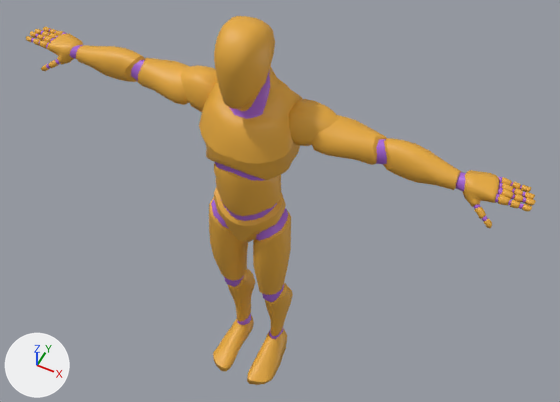
The glTF model rpg/Asset/Models/Player/Player/Player.gltf: old version first, new version second.
Before and after are seen from a 50 mm lens placed at (0.098, -0.171, 0.322), pointed at (0.008, 0.009, 0.097). Lighting does not change. The marker at lower left points along +X, +Y and +Z. The older version comes first. Where no turn or scale is listed for an object, it has been applied to the vertices.

Objects in the first picture: 'Mannequin'.
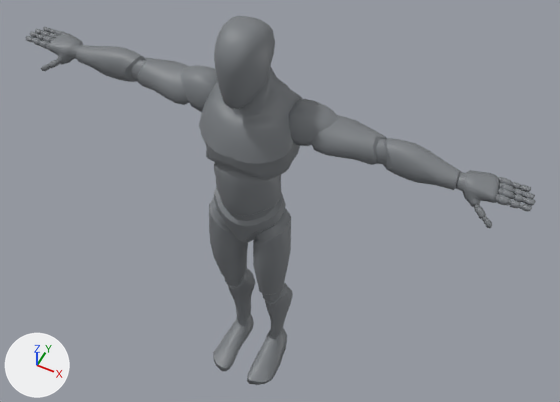
The newer file is also rescaled (x10.02), turned or shifted as a whole; pictures and numbers use the older file's frame.

Diff of the bpy script that builds the scene:
```diff
--- a/rpg/Asset/Models/Player/Player/Player.gltf.py
+++ b/rpg/Asset/Models/Player/Player/Player.gltf.py
@@ mat_m_main @@
 mat_m_main = principled_material('M_Main')
-mat_m_main.base_color = (0.799, 0.402, 0.0423)  # orange #e7aa3a
+mat_m_main.base_color = (0.198, 0.212, 0.227)  # grey #7b7f83
@@ mat_m_joints @@
 mat_m_joints = principled_material('M_Joints')
-mat_m_joints.base_color = (0.402, 0.133, 0.708)  # purple #aa66db
+mat_m_joints.base_color = (0.198, 0.212, 0.227)  # grey #7b7f83
```

Pixel boxes (x1, y1, x2, y2) of what changed, in the pictures (560 x 402 px):
'Mannequin', recoloured (orange to grey): (26, 16, 536, 385) in both
